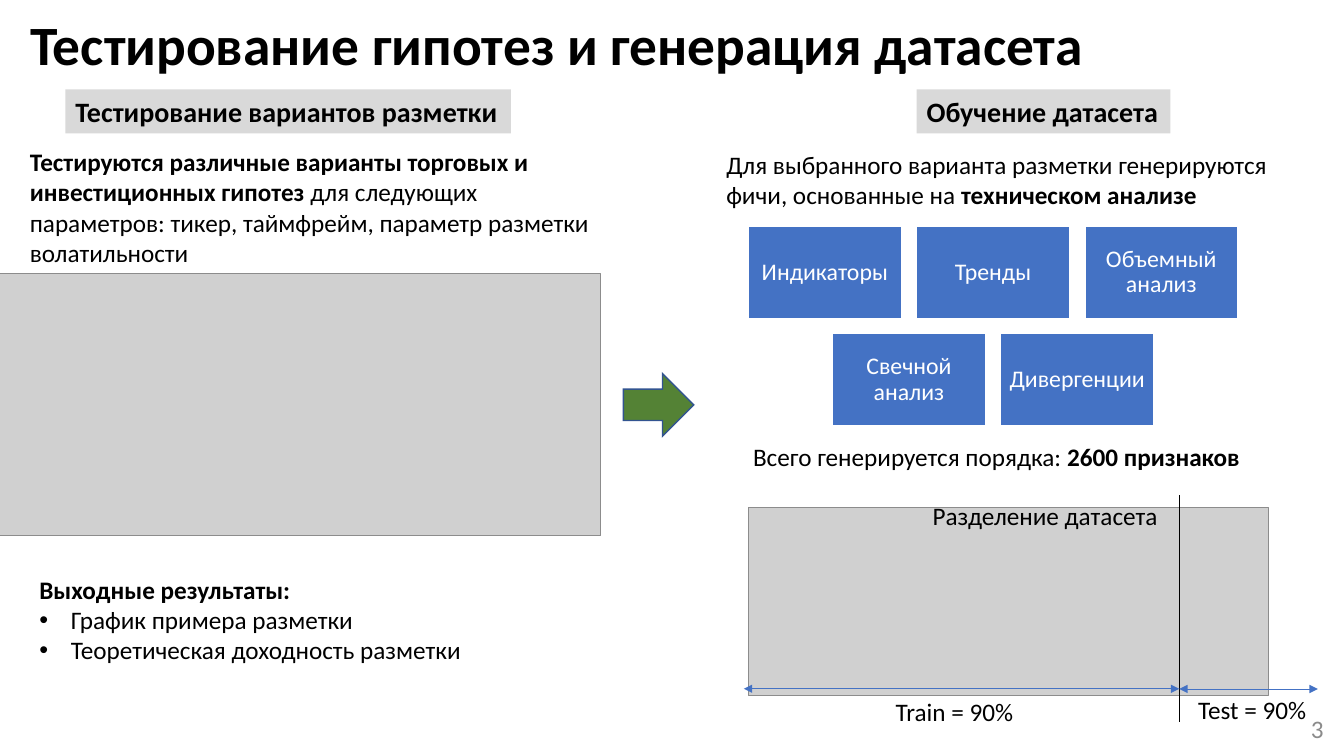
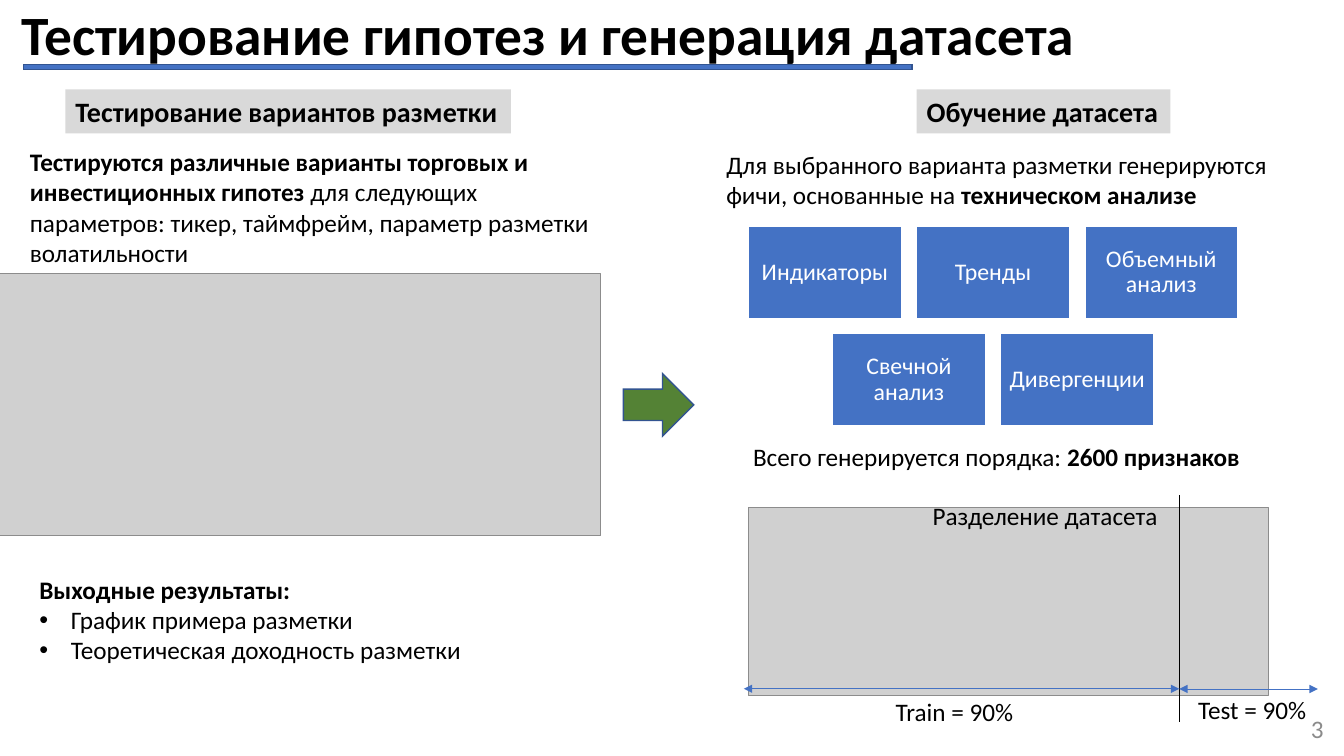
Before and after one commit to suenot/powerlife000-moex_hackaton, a slide deck: slide 3 of info/NullPointerExeption v1.pptx. Drawn at 1344x756 pixels with LibreOffice and Linux fonts; fonts in the diff are those of the drawing; grey boxes stand for pictures. Boxes give left, top, right and bottom in pixels: in the first picture for what was removed or moved away, otherwise in the second. Text is boxed around its words. In the diff, an @@ line names an element or a change of style, - is before the commit and + after.

```diff
--- a/info/NullPointerExeption v1.pptx
+++ b/info/NullPointerExeption v1.pptx
@@ title "Тестирование гипотез и генерация датасета" rewrapped from box(30, 29, 1083, 74) to box(21, 19, 1074, 68) @@
@@ rectangle added at box(23, 65, 912, 70), fill #4472C4, outline #325491 1 pt @@
```
Also in this commit, not shown: 5 other slides changed, 1 slide added, 7 other files.
